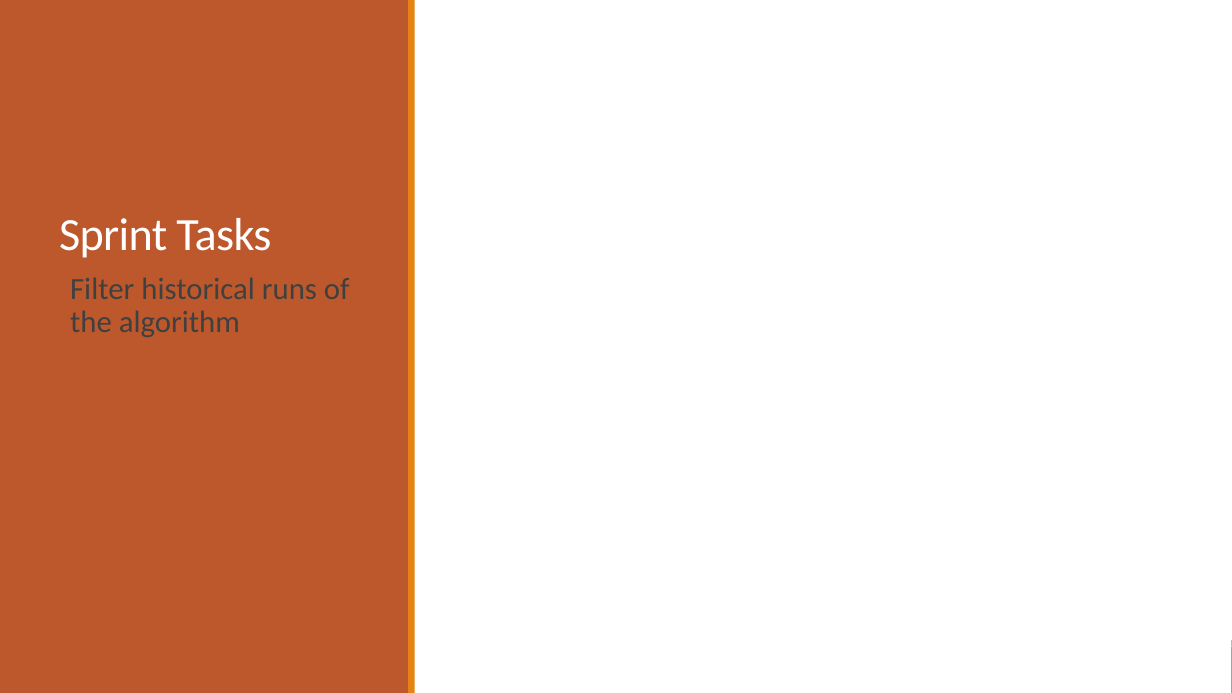
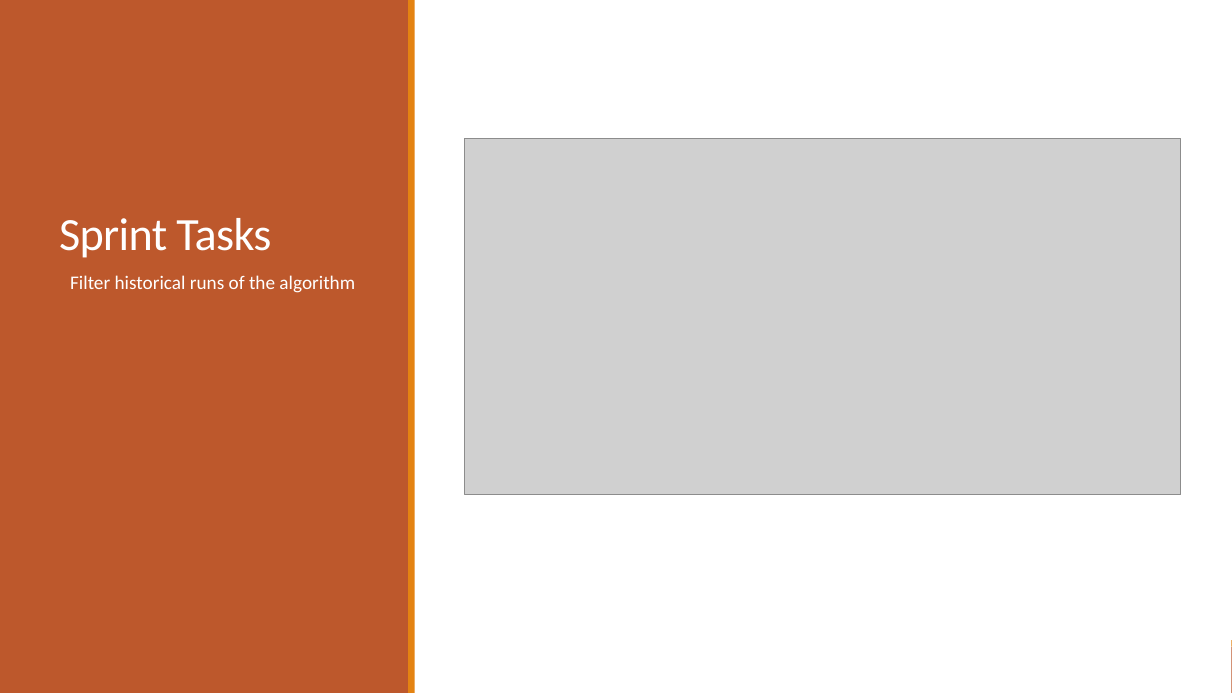
Before and after one commit to 2012215434/CS744, a slide deck: slide 5 of documents/set5/Presentation5.pptx (slide 6 before the commit). Drawn at 1232x693 pixels with LibreOffice and Linux fonts; fonts in the diff are those of the drawing; grey boxes stand for pictures. Boxes give left, top, right and bottom in pixels: in the first picture for what was removed or moved away, otherwise in the second. Text is boxed around its words. In the diff, an @@ line names an element or a change of style, - is before the commit and + after.

```diff
--- a/documents/set5/Presentation5.pptx
+++ b/documents/set5/Presentation5.pptx
@@ picture added at bbox=[465, 139, 1181, 495] @@
@@ text "Filter historical runs of the ..." at bbox=[70, 275, 355, 293]: size 24 to 15 pt, text colour #404040 to #FFFFFF @@
```
Also in this commit, not shown: 2 other slides changed, 1 other file.
